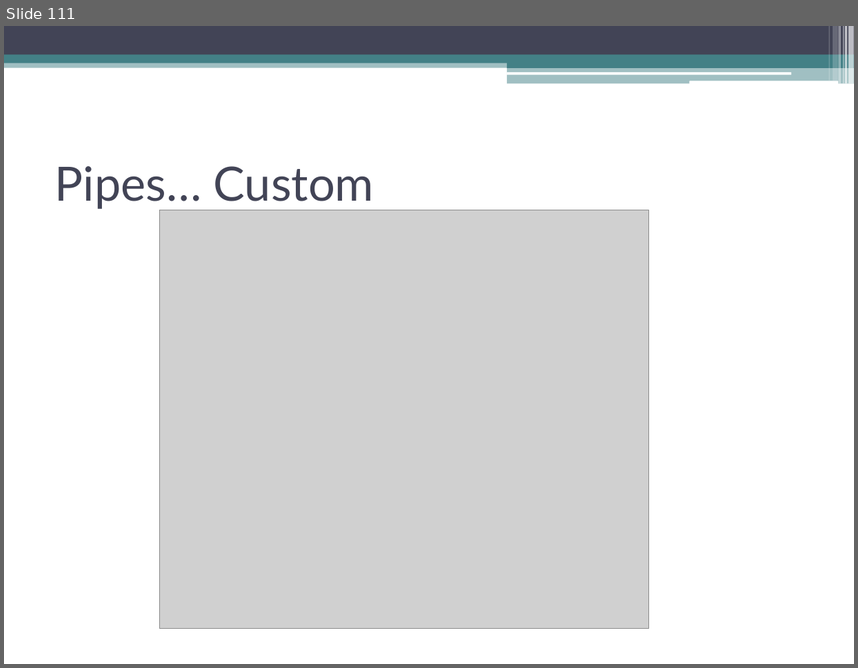
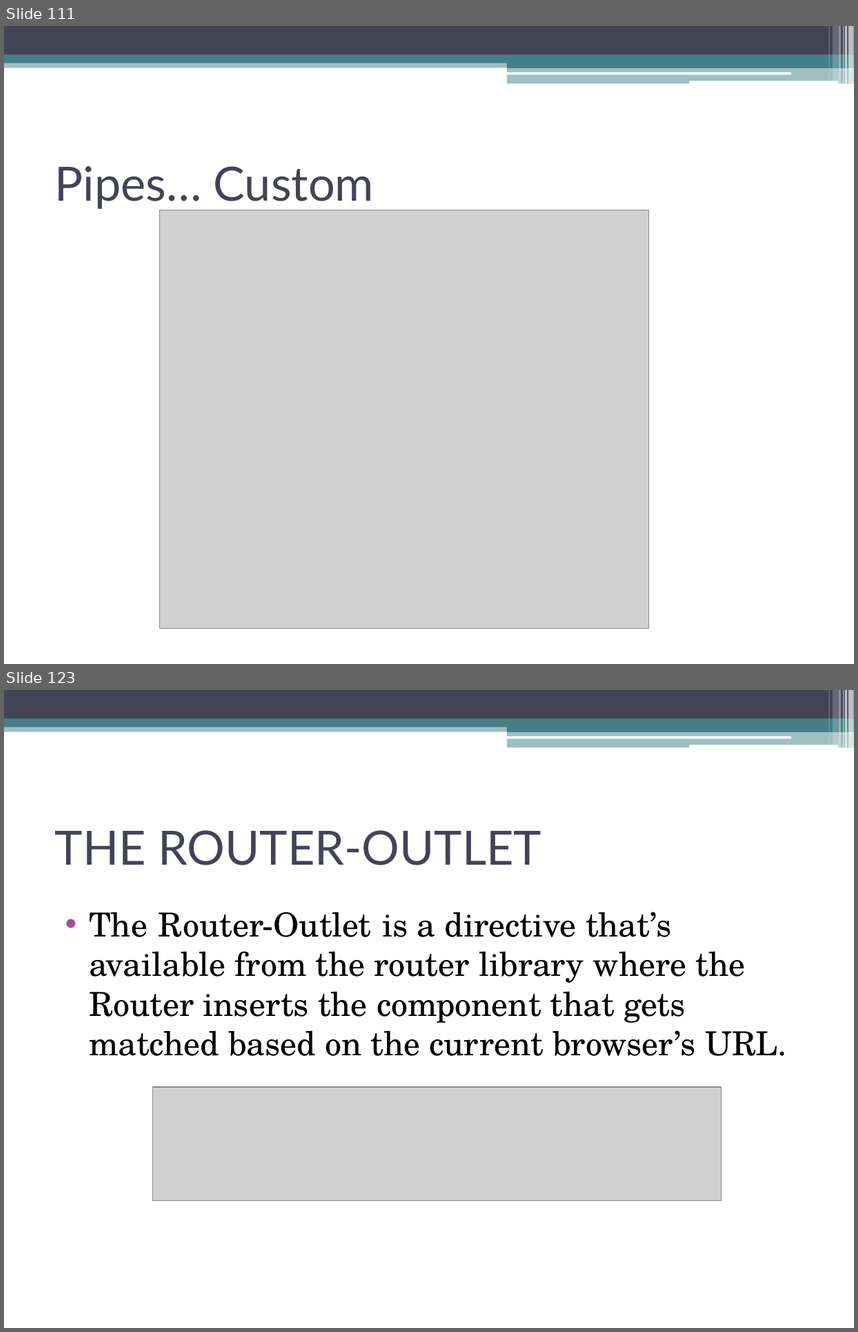
Before and after one commit to akjkhatri/mean_stack, a slide deck: MEAN Stack Workshop.pptx. Shown one above the other, each under a label of ours: slide 111 before the commit, slides 111 and 123 after it; the slides between them are not shown. The pictures are 858x668 and 858x1332 pixels, drawn with LibreOffice and Linux fonts; fonts in the diff are those of the drawing; grey boxes stand for pictures. Boxes give left, top, right and bottom in pixels: in the first picture for what was removed or moved away, otherwise in the second. Text is boxed around its words. In the diff, an @@ line names an element or a change of style, - is before the commit and + after.

```diff
--- a/MEAN Stack Workshop.pptx
+++ b/MEAN Stack Workshop.pptx
@@ slide 123 added at bbox=[4, 690, 854, 1328], background #FFFFFF; not listed: 13 template elements that a slide beside it also shows @@
@@ title added at bbox=[55, 830, 542, 865], 40 pt, text #424456 @@
+THE ROUTER-OUTLET
@@ text added at bbox=[89, 911, 787, 1056], 28 pt, text #000000 @@
+• The Router-Outlet is a directive that’s available from the router library where the Router inserts the component that gets matched based on the current browser’s URL.
@@ picture added at bbox=[153, 1087, 722, 1200] @@
```
Also in this commit, not shown: 1 slide changed, 15 other slides added.
